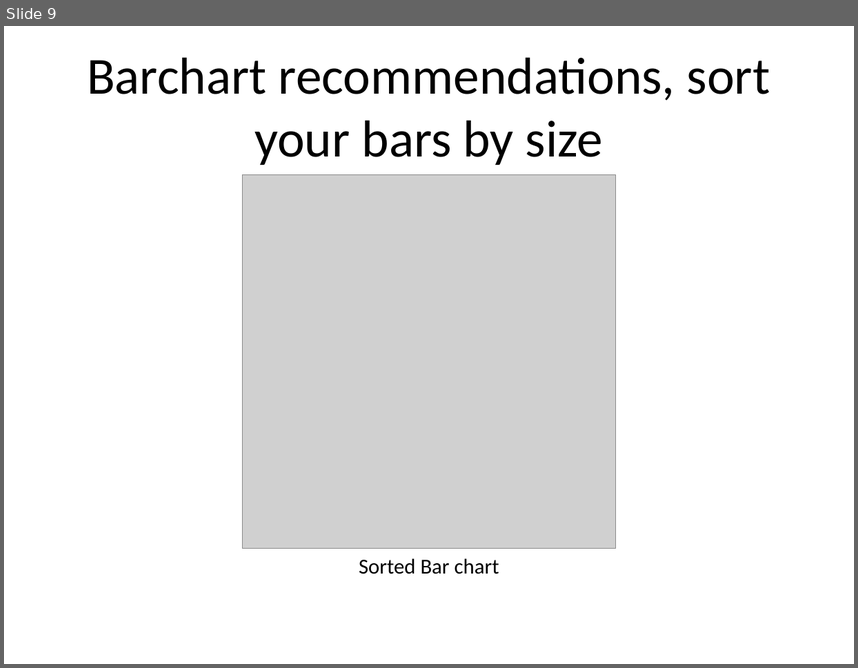
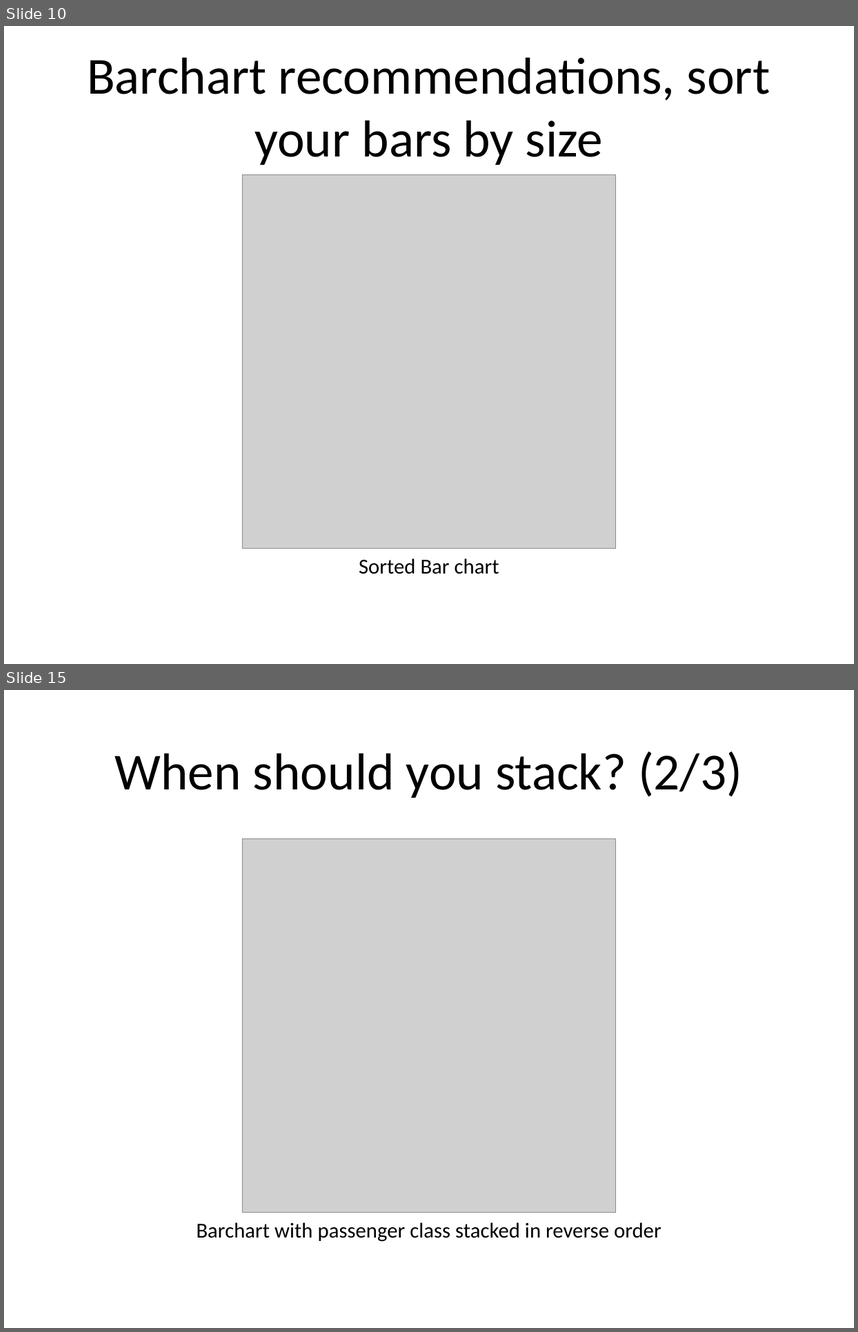
Before and after one commit to pmean/data-visualization, a slide deck: data-viz-02/component/recommendations-barcharts.pptx. Shown one above the other, each under a label of ours: slide 9 before the commit, slides 10 and 15 after it; the slides between them are not shown. The pictures are 858x668 and 858x1332 pixels, drawn with LibreOffice and Linux fonts; fonts in the diff are those of the drawing; grey boxes stand for pictures. Boxes give left, top, right and bottom in pixels: in the first picture for what was removed or moved away, otherwise in the second. Text is boxed around its words. In the diff, an @@ line names an element or a change of style, - is before the commit and + after.

Commit message:
Work on barchart recommendations in data-viz-02

```diff
--- a/data-viz-02/component/recommendations-barcharts.pptx
+++ b/data-viz-02/component/recommendations-barcharts.pptx
@@ slide 15 added at (4, 690, 854, 1328), background #FFFFFF @@
@@ title added at (114, 751, 742, 798), 44 pt, text #000000 @@
+When should you stack? (2/3)
@@ picture added at (243, 839, 616, 1212) @@
@@ text added at (197, 1222, 662, 1241), 18 pt, text #000000 @@
+Barchart with passenger class stacked in reverse order
@@ what was slide 9 is now slide 10 @@
```
Also in this commit, not shown: 6 other slides added, 22 other files.
